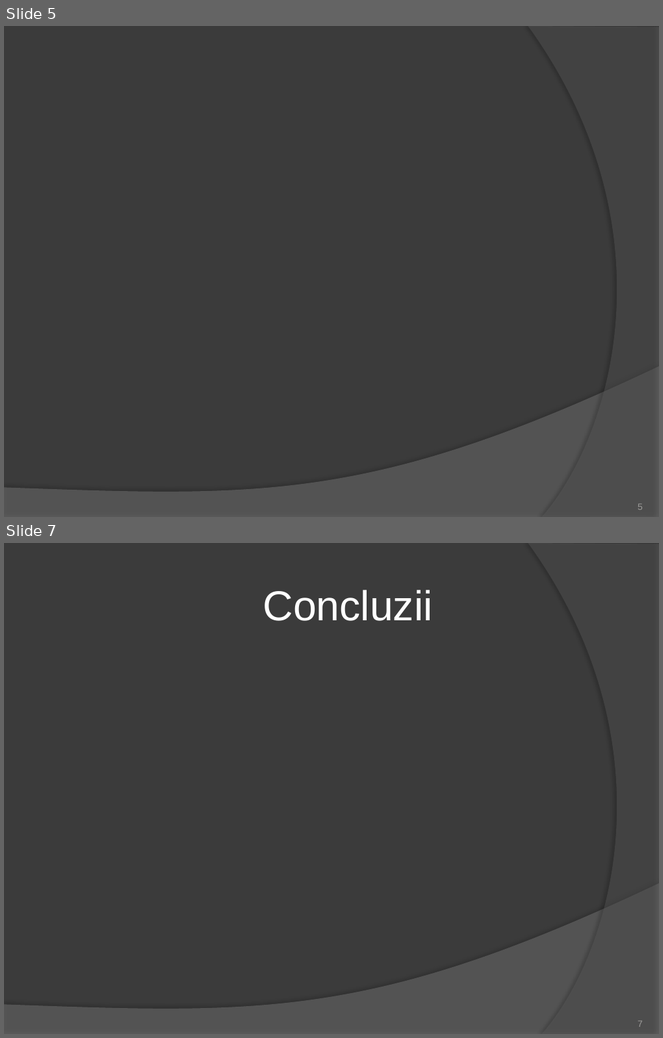
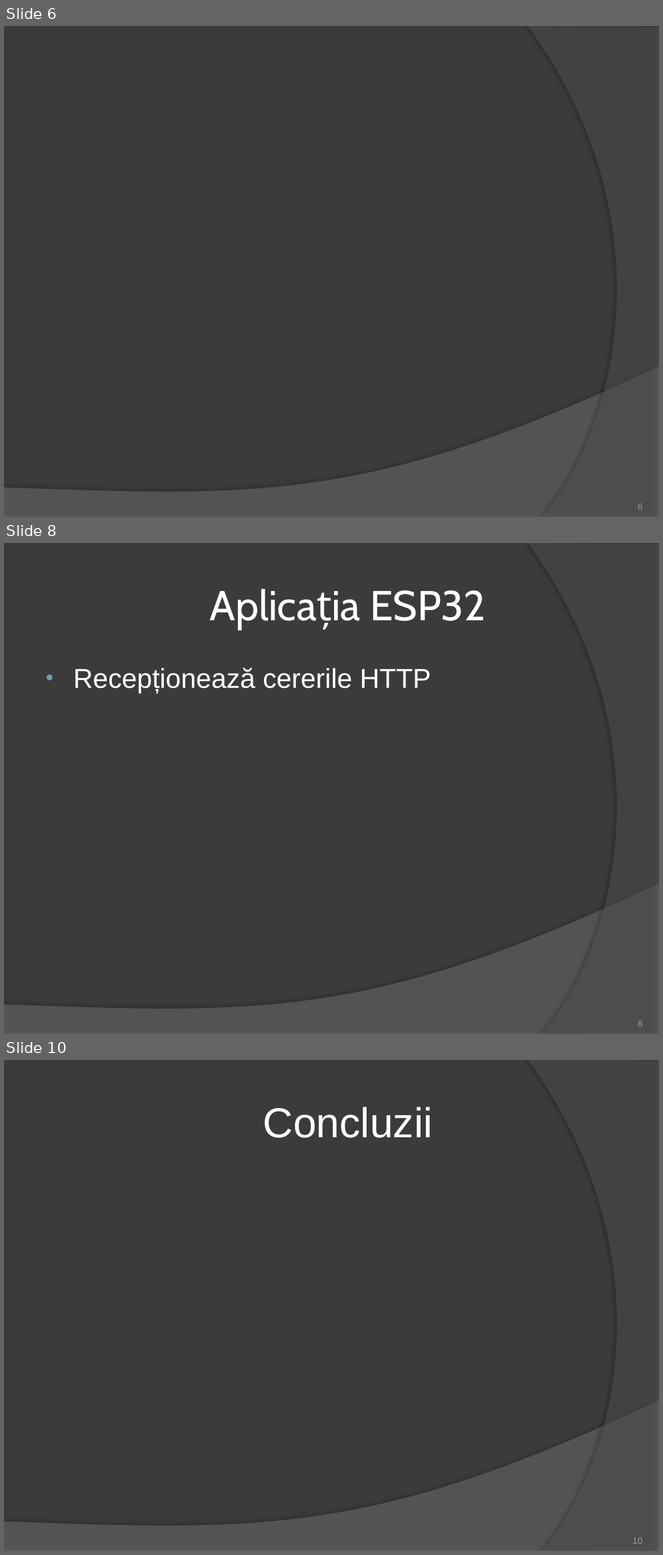
Before and after one commit to BatrinutSilviu/Licenta, a slide deck: ROBOTINHO.pptx. Shown one above the other, each under a label of ours: slides 5 and 7 before the commit, slides 6, 8 and 10 after it; the slides between them are not shown. The pictures are 663x1038 and 663x1555 pixels, drawn with LibreOffice and Linux fonts; fonts in the diff are those of the drawing. Boxes give left, top, right and bottom in pixels: in the first picture for what was removed or moved away, otherwise in the second. Text is boxed around its words. In the diff, an @@ line names an element or a change of style, - is before the commit and + after.

```diff
--- a/ROBOTINHO.pptx
+++ b/ROBOTINHO.pptx
@@ slide 8 added at [4,543,659,1034], background #3B3B3B; not listed: 2 template elements that a slide beside it also shows @@
@@ title added at [370,590,486,621], 46 pt, text #FFFFFF @@
+Aplicația ESP32
@@ text added at [74,668,432,693], 30 pt, text #FFFFFF @@
+• Recepționează cererile HTTP
@@ page number added at [638,1021,643,1027], 10 pt, text #9D9B9A @@
+8
@@ what was slide 5 is now slide 6 @@
@@ what was slide 7 is now slide 10 @@
@@ page number at [633,1538,643,1544]: text changed @@
-7
+10
```
Also in this commit, not shown: 3 other slides added, 1 slide removed.
